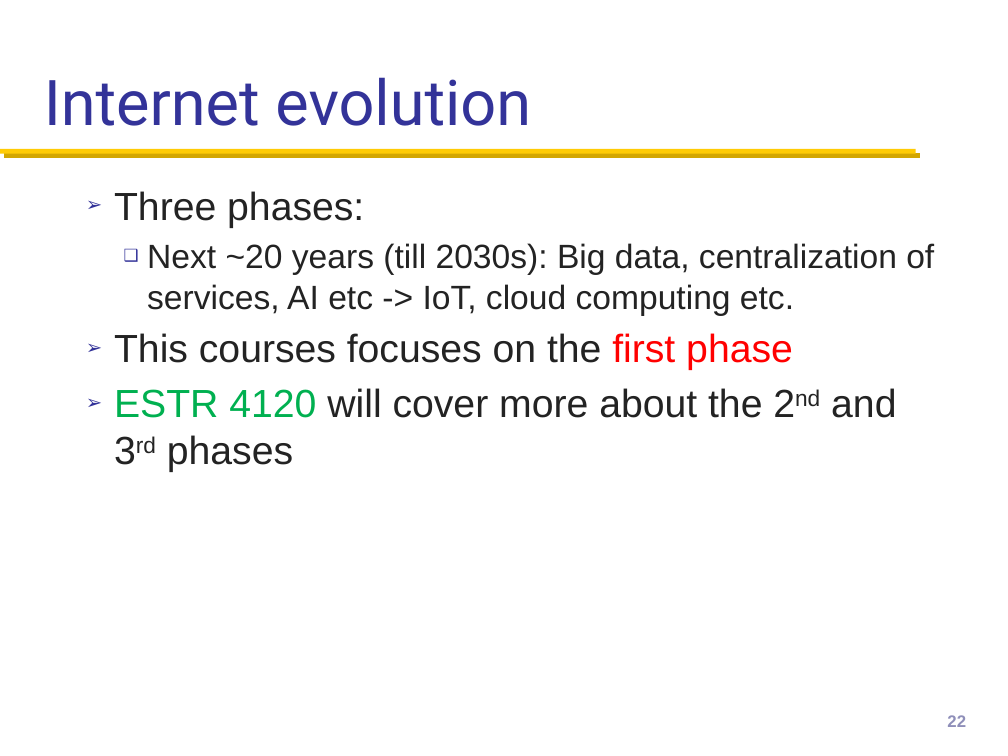
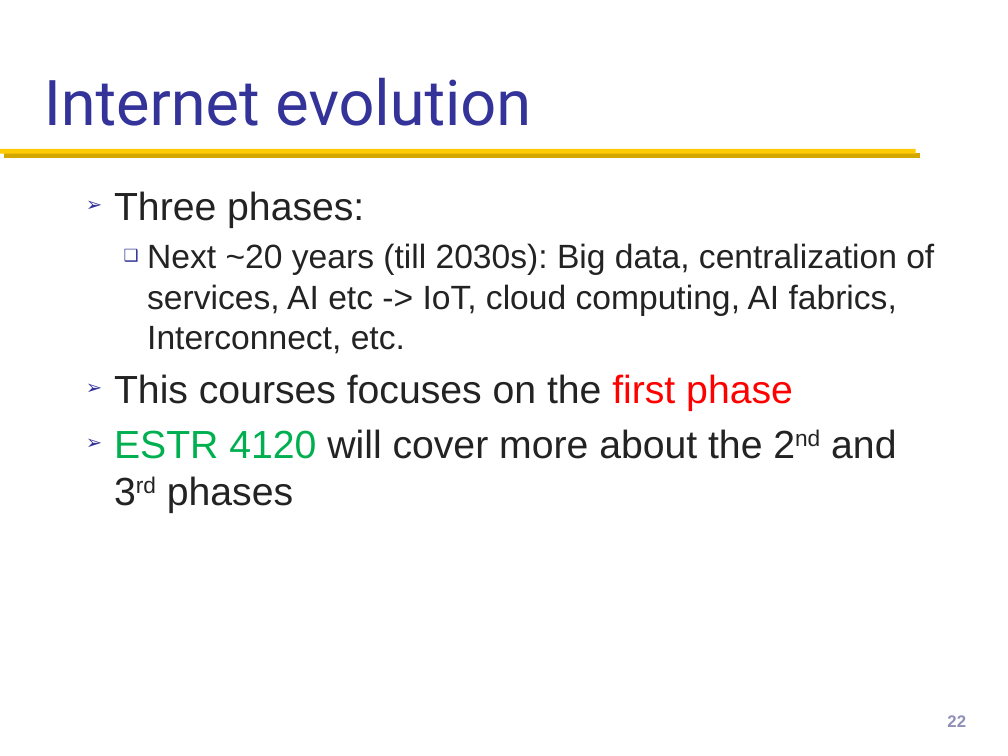
Before and after one commit to henryhxu/CSCI4430-ESTR4120, a slide deck: slide 22 of lec/lec1.pptx. Drawn at 1008x756 pixels with LibreOffice and Linux fonts; fonts in the diff are those of the drawing; background and template pictures are left out. Boxes give left, top, right and bottom in pixels: in the first picture for what was removed or moved away, otherwise in the second. Text is boxed around its words. In the diff, an @@ line names an element or a change of style, - is before the commit and + after.

Commit message:
lec1 updated

```diff
--- a/lec/lec1.pptx
+++ b/lec/lec1.pptx
@@ text at bbox=[147, 243, 934, 354]: text changed @@
-  ❑ Next ~20 years (till 2030s): Big data, centralization of services, AI etc -> IoT, cloud computing etc.
+  ❑ Next ~20 years (till 2030s): Big data, centralization of services, AI etc -> IoT, cloud computing, AI fabrics, Interconnect, etc.
```
